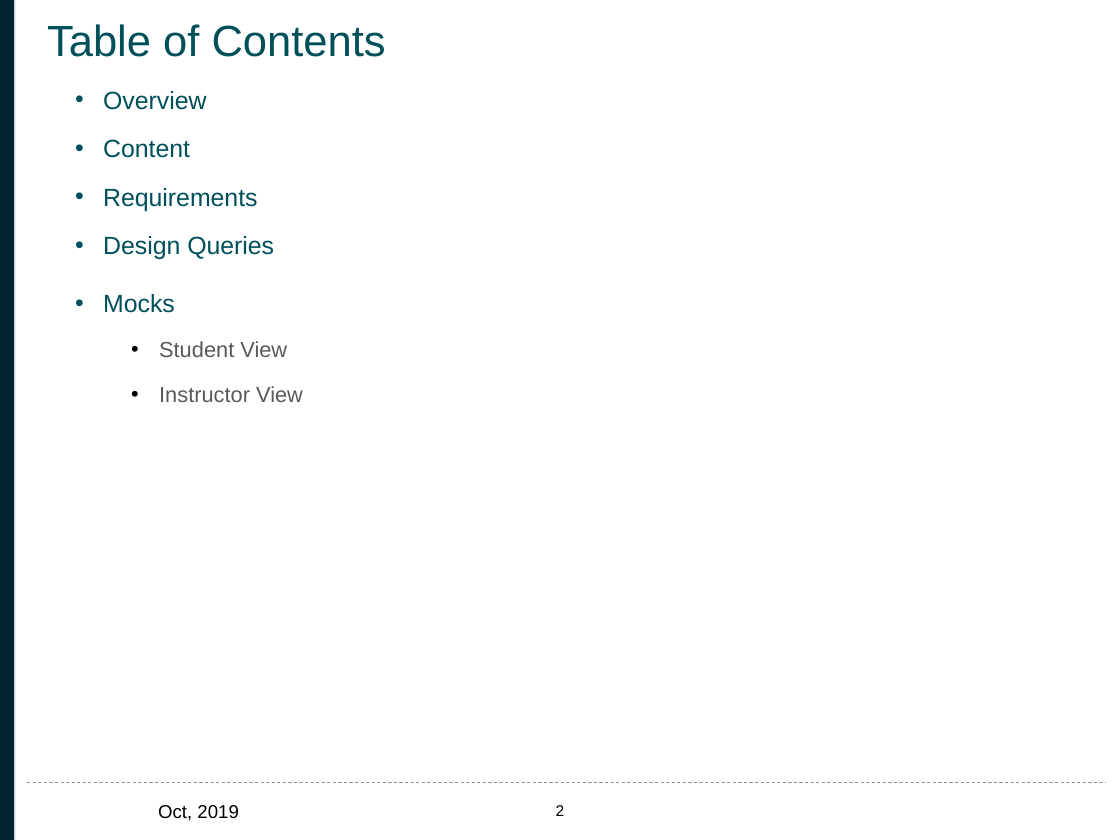
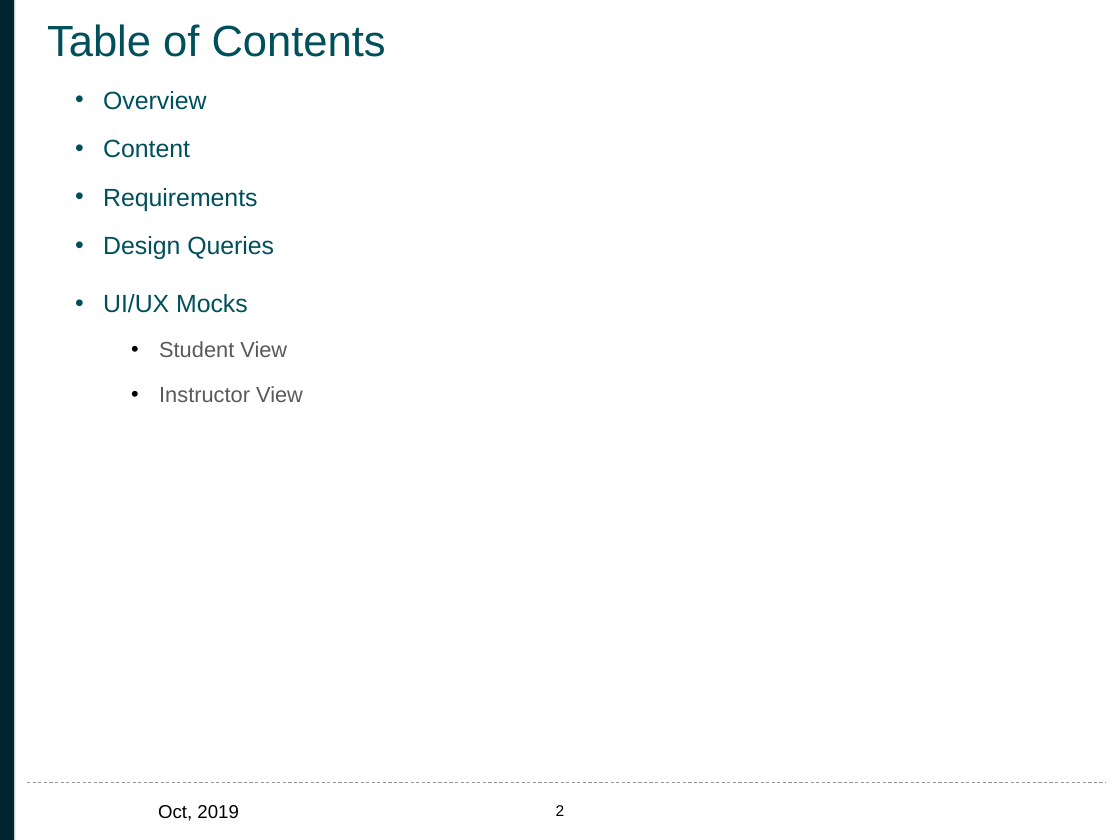
Before and after one commit to leonardodls/product-introduction-financial-accounting, a slide deck: slide 2 of assets/public/Documents/Class Trial/Documents/Class Trial - Specifications.pptx. Drawn at 1120x840 pixels with LibreOffice and Linux fonts; fonts in the diff are those of the drawing; background and template pictures are left out. Boxes give left, top, right and bottom in pixels: in the first picture for what was removed or moved away, otherwise in the second. Text is boxed around its words. In the diff, an @@ line names an element or a change of style, - is before the commit and + after.

Commit message:
content updated

```diff
--- a/assets/public/Documents/Class Trial/Documents/Class Trial - Specifications.pptx
+++ b/assets/public/Documents/Class Trial/Documents/Class Trial - Specifications.pptx
@@ text at [103,294,248,313]: text changed @@
-• Mocks
+• UI/UX Mocks
```
Also in this commit, not shown: 4 other slides changed, 4 slides added, 20 other files.
